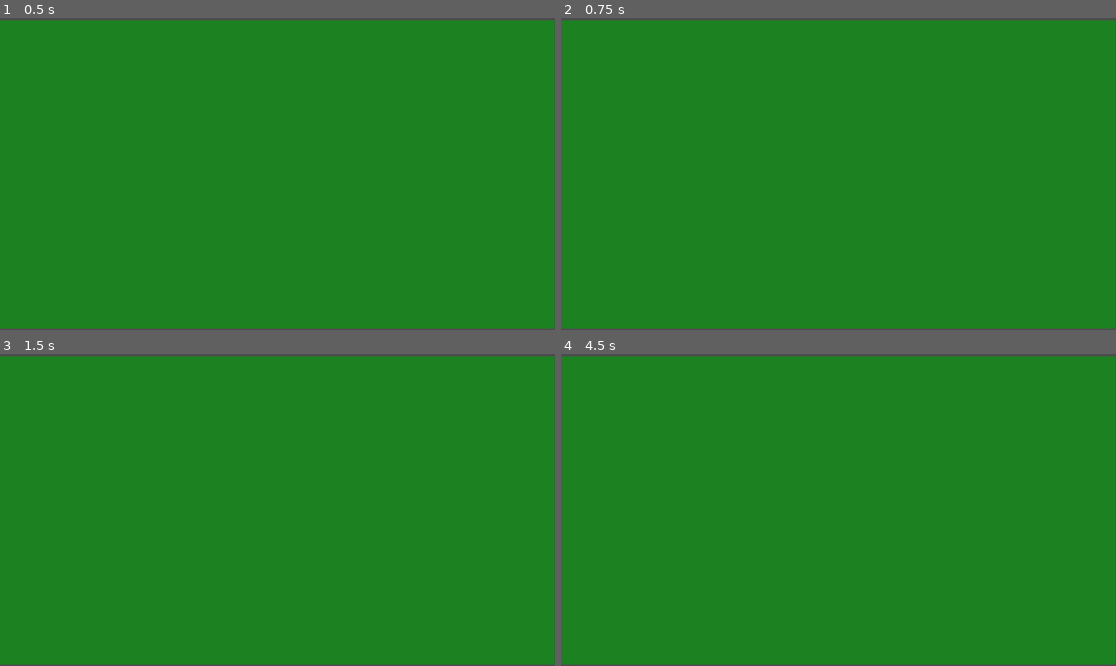
Above: before the commit, frames 1-4 (two rows, left to right).
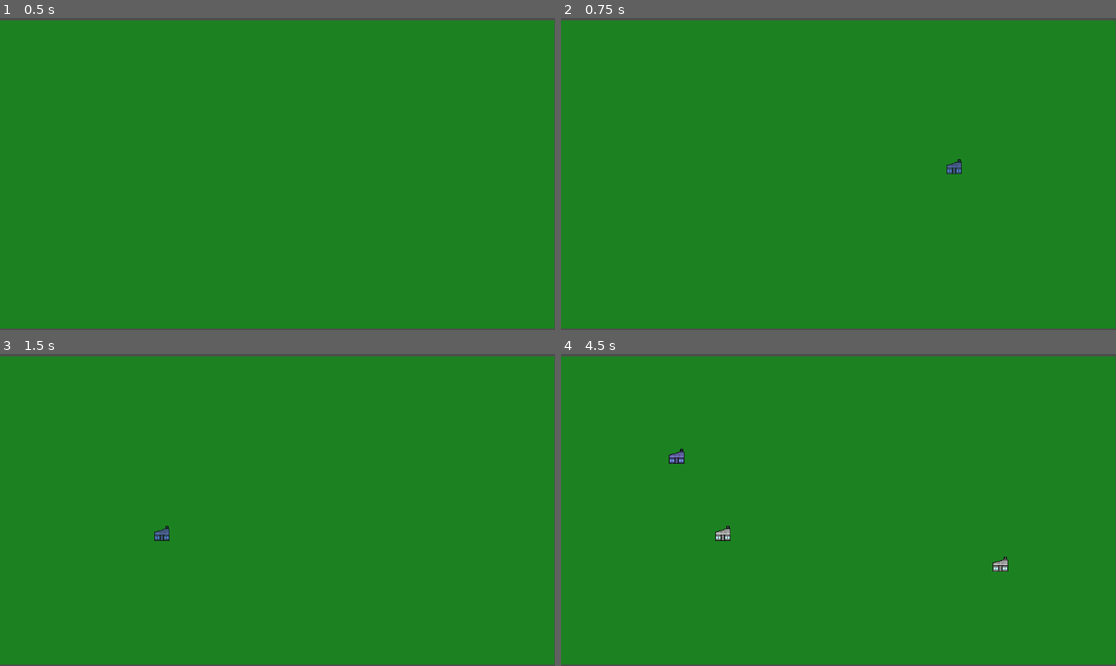
Above: after the commit, the same moments.

Repository: linuskar/DATX11-DIT561-Bachelor-Project-Group-48
Game: Godot game, scene res://scenes/test_placeable_level.tscn
The game is run twice, just before and just after one commit, with the same random seed, the same clock (stepped at 60 frames per second) and the same inputs.
Inputs (mouse positions are in pixels of both pictures, inside the frame that each line leads up to):
- Up to frame 1 (0.5 s): no input
- Up to frame 2 (0.75 s): tap Enter at 0.5 s; move the mouse to (960, 158) at 0.52 s; hold B (build) from 0.53 s (still down)
- Up to frame 3 (1.5 s): tap I (i) at 0.8, 1.35 s; tap Space at 1.25 s; move the mouse to (166, 525) at 1.27 s; release B (build) at 1.28 s
- Up to frame 4 (4.5 s): click (727, 525) at 1.55 s; tap Enter at 2, 3.5 s; move the mouse to (894, 441) at 2.02 s; hold B (build) 2.03-2.78 s; click (894, 441) at 2.1 s; tap Space at 2.75, 4.25 s; move the mouse to (810, 572) at 2.77 s; tap B (build) at 2.85 s; tap I (i) at 3.05 s; move the mouse to (1005, 556) at 3.52 s; hold I (i) 3.53-4.28 s; click (1005, 556) at 3.8 s; move the mouse to (672, 463) at 4.27 s; click (672, 463) at 4.35 s

Frame 1 is identical in both runs. In frame 2, 0.1% of the frame differs, in the area x 69-73%, y 45-51%; in frame 3, 0.1%; in frame 4, 0.3%, in the area x 19-81%, y 30-70%.
Error before the commit: Invalid access to property or key 'visible' on a base object of type 'null instance'. (res://scripts/game_manager.gd:41)
Error after the commit: Invalid access to property or key 'visible' on a base object of type 'null instance'. (res://scripts/game_manager.gd:39)

Commit message:
Fungerande game state machine

Diff:
--- a/scenes/test_placeable_level.tscn
+++ b/scenes/test_placeable_level.tscn
@@ -14,7 +14,7 @@
 tile_size = Vector2i(32, 32)
 sources/1 = SubResource("TileSetAtlasSource_wghod")
 
-[node name="TestPlaceableLevel" type="Node2D"]
+[node name="main" type="Node2D"]
 
 [node name="WorldLayer" type="TileMapLayer" parent="."]
 position = Vector2(-1, 1)
--- a/scripts/build_manager.gd
+++ b/scripts/build_manager.gd
@@ -24,7 +24,7 @@
 func _ready() -> void:
 	GameManager.build_mode.connect(_on_build_mode)
 
-func _process(delta) -> void:
+func _process(_delta) -> void:
 	match GameManager.state:
 		GameManager.State.PLACE_BUILDING:
 			var mouse_pos: Vector2 = get_parent().get_local_mouse_position()
@@ -47,14 +47,13 @@
 			pass
 
 
-func _on_build_mode(is_building) -> void:
+func _on_build_mode() -> void:
 	match GameManager.state:
 		GameManager.State.IDLE:
 			blueprint.hide()
 			blueprint.modulate = default_color
 
 		GameManager.State.PLACE_BUILDING:
-			print("bajs")
 			blueprint.show()
 			blueprint.modulate = valid_placement_color
 
@@ -63,5 +62,5 @@
 	var new_building: Building = buildings.get("factory").instantiate()
 	new_building.position = blueprint.position
 	buildings_placed.append(new_building)
-	GameManager.add_child(new_building)
+	get_parent().add_child(new_building)
 	placed_building.emit(new_building)
--- a/scripts/game_manager.gd
+++ b/scripts/game_manager.gd
@@ -2,8 +2,6 @@
 
 var is_building: bool
 var occupied_tiles: Dictionary = {}
-
-@onready var build_manager: BuildManager = $BuildManager
 
 enum State {
 	IDLE,
@@ -17,14 +15,14 @@
 var state: State
 var previous_state: State
 
-signal build_mode()
+signal build_mode
 
 # Called when the node enters the scene tree for the first time.
 func _ready() -> void:
 	set_state(State.IDLE)
 
 # Called every frame. 'delta' is the elapsed time since the previous frame.
-func _process(delta: float) -> void:
+func _process(_delta: float) -> void:
 	pass
 
 func _input(event) -> void:
